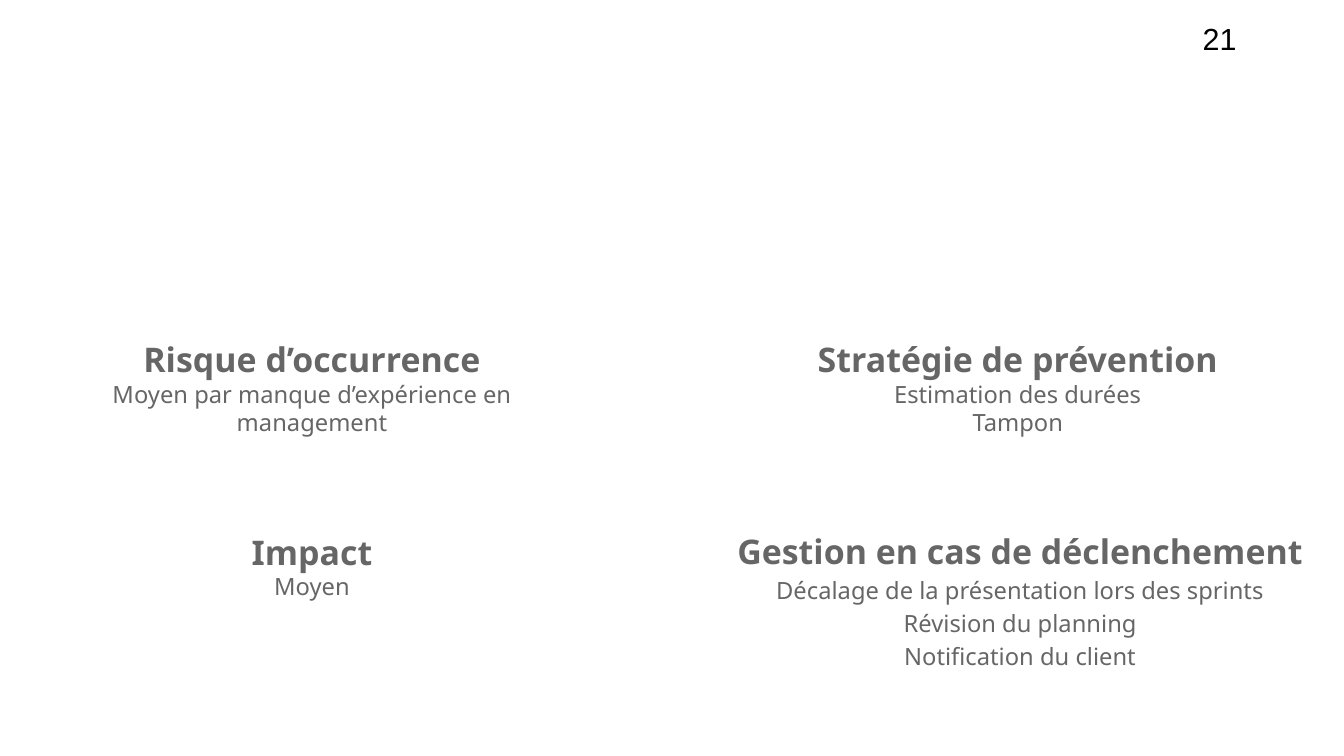
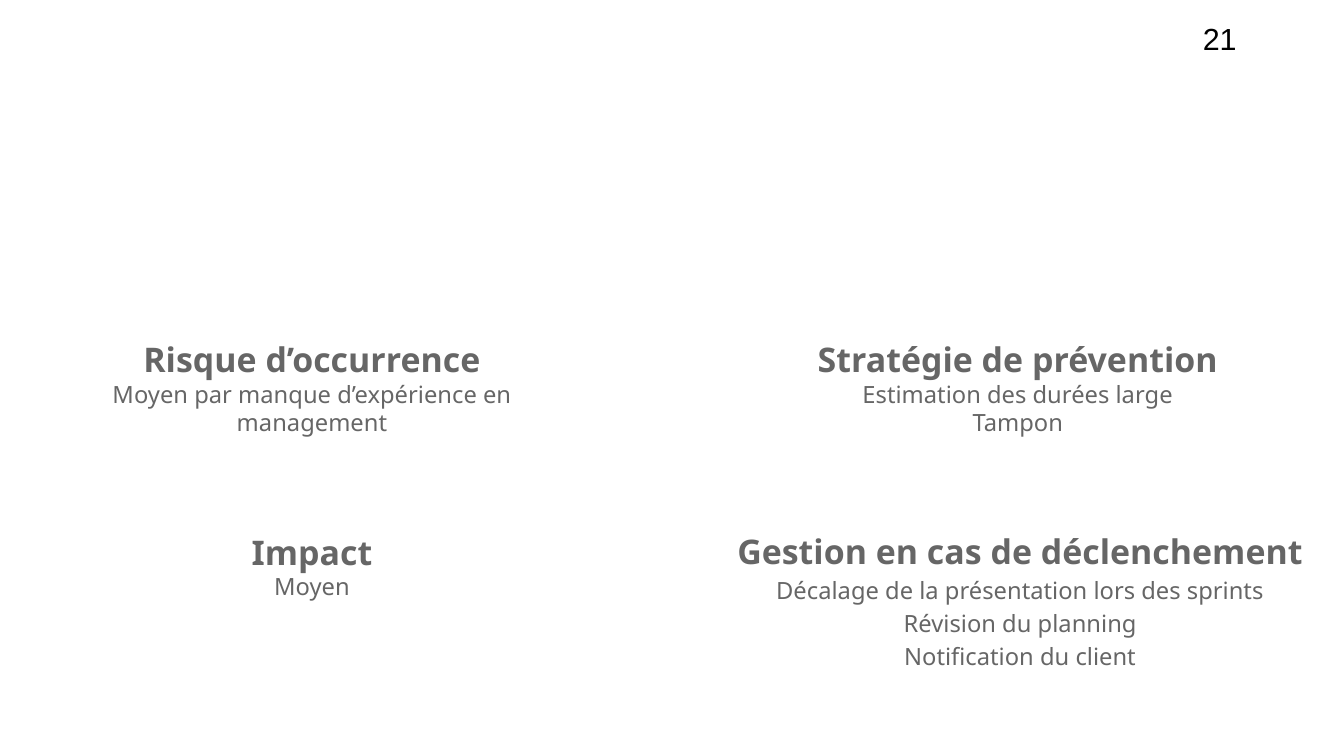
Before and after one commit to Szyckaa/UE-PROJET-DOCS-GESTION, a slide deck: slide 21 of Initialisation/Support de réunion de lancement.odp. Drawn at 1344x756 pixels with LibreOffice and Linux fonts; fonts in the diff are those of the drawing; background and template pictures are left out. Boxes give left, top, right and bottom in pixels: in the first picture for what was removed or moved away, otherwise in the second. Text is boxed around its words. In the diff, an @@ line names an element or a change of style, - is before the commit and + after.

```diff
--- a/Initialisation/Support de réunion de lancement.odp
+++ b/Initialisation/Support de réunion de lancement.odp
@@ text at (862, 385, 1173, 409): text changed @@
-Estimation des durées
+Estimation des durées large
```
Also in this commit, not shown: 2 other slides changed, 1 other file.
